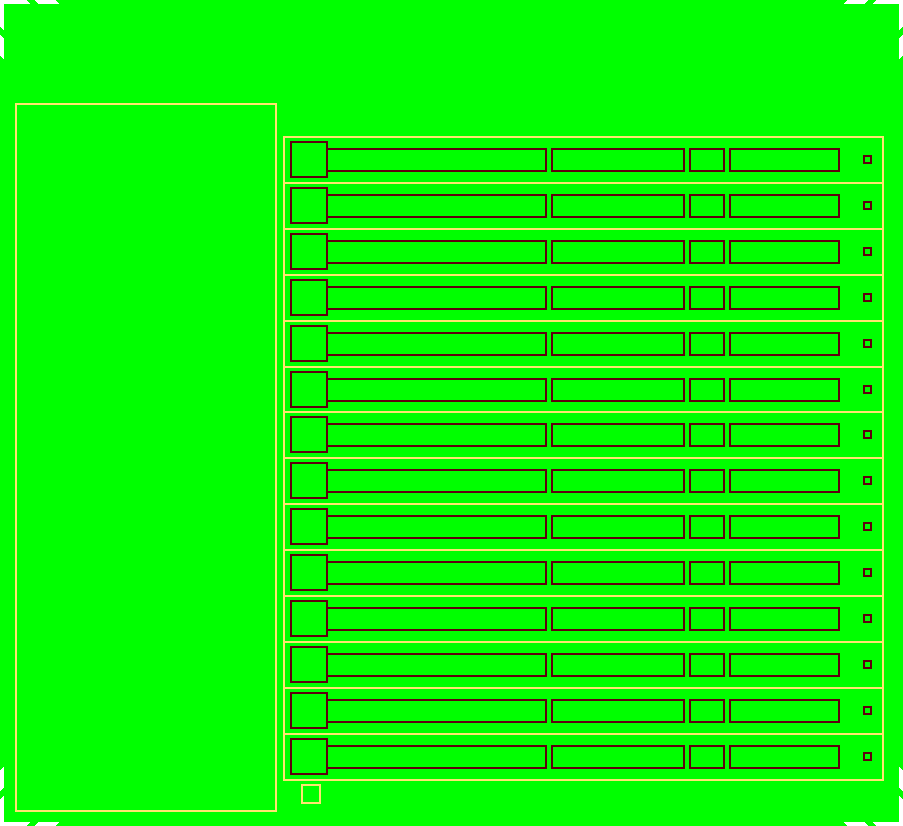
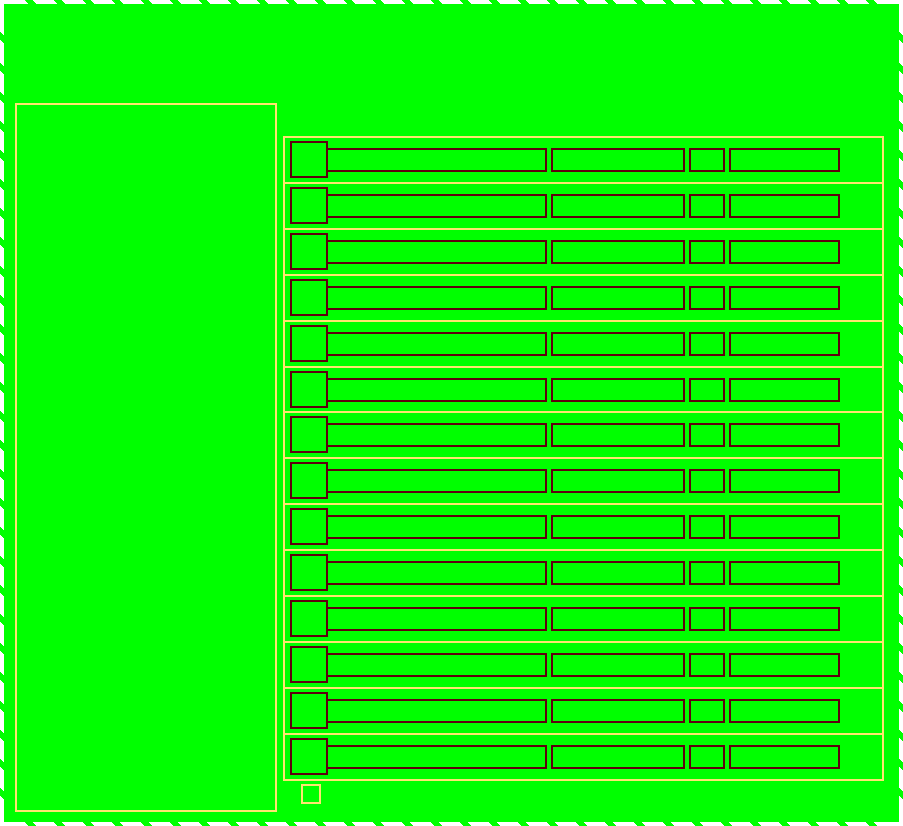
Layers edited between the first and the second 903 × 826 image:
painted on "Line" over (863, 155, 872, 761)
added layer "Layer 2" above "Layer 3" over (25, 0, 877, 4)
added layer "Layer 3" above "Frame alignement" over (0, 27, 4, 799)
painted on "Frame alignement" over (0, 0, 903, 826)
